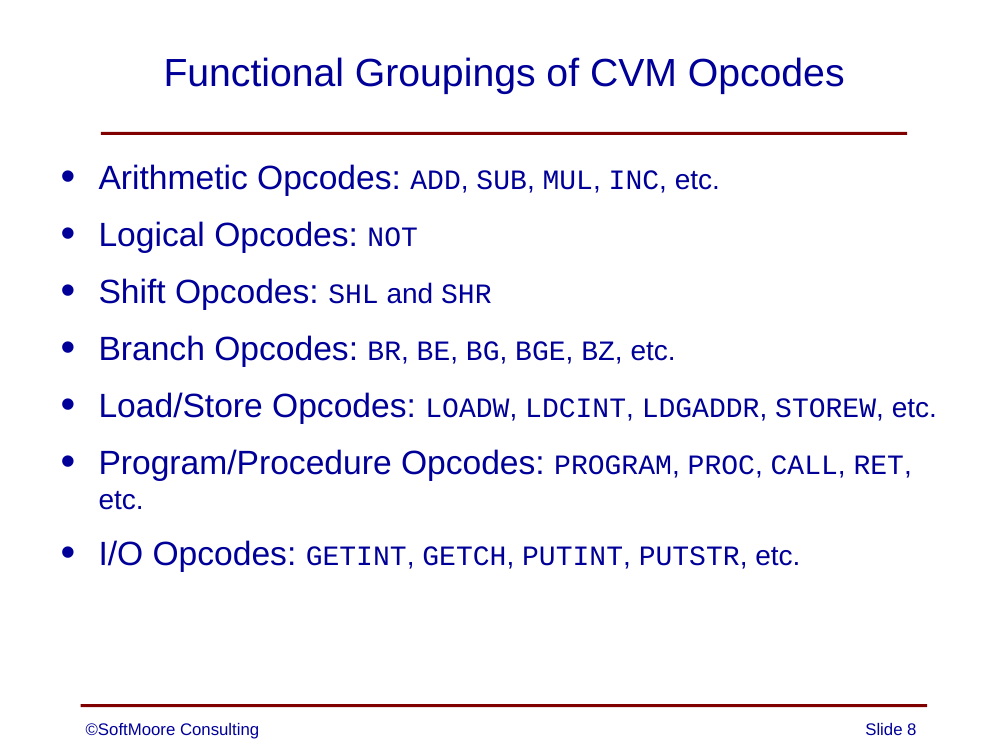
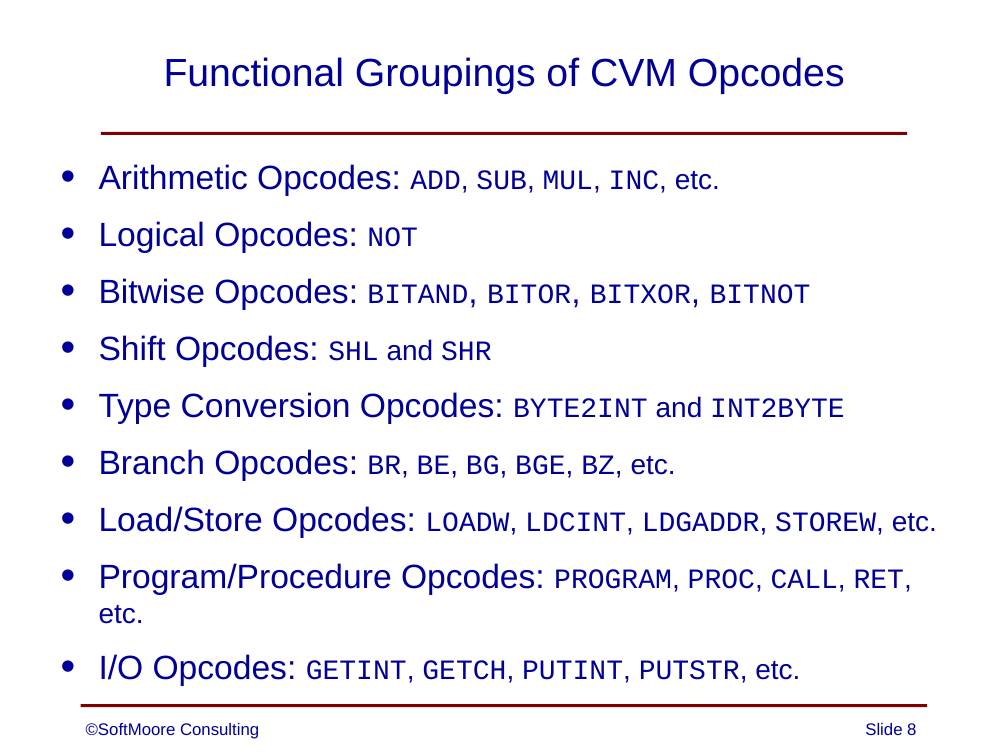
Before and after one commit to SoftMoore/CPRL-Java-3rd, a slide deck: slide 8 of PowerPoints/10 - CVM.pptx. Drawn at 1008x756 pixels with LibreOffice and Linux fonts; fonts in the diff are those of the drawing. Boxes give left, top, right and bottom in pixels: in the first picture for what was removed or moved away, otherwise in the second. Text is boxed around its words. In the diff, an @@ line names an element or a change of style, - is before the commit and + after.

Commit message:
minor updates to one slide

```diff
--- a/PowerPoints/10 - CVM.pptx
+++ b/PowerPoints/10 - CVM.pptx
@@ text at [99,278,811,310]: paragraph added @@
+• Bitwise Opcodes: BITAND, BITOR, BITXOR, BITNOT
@@ text at [99,392,845,424]: paragraph added @@
+• Type Conversion Opcodes: BYTE2INT and INT2BYTE
```
